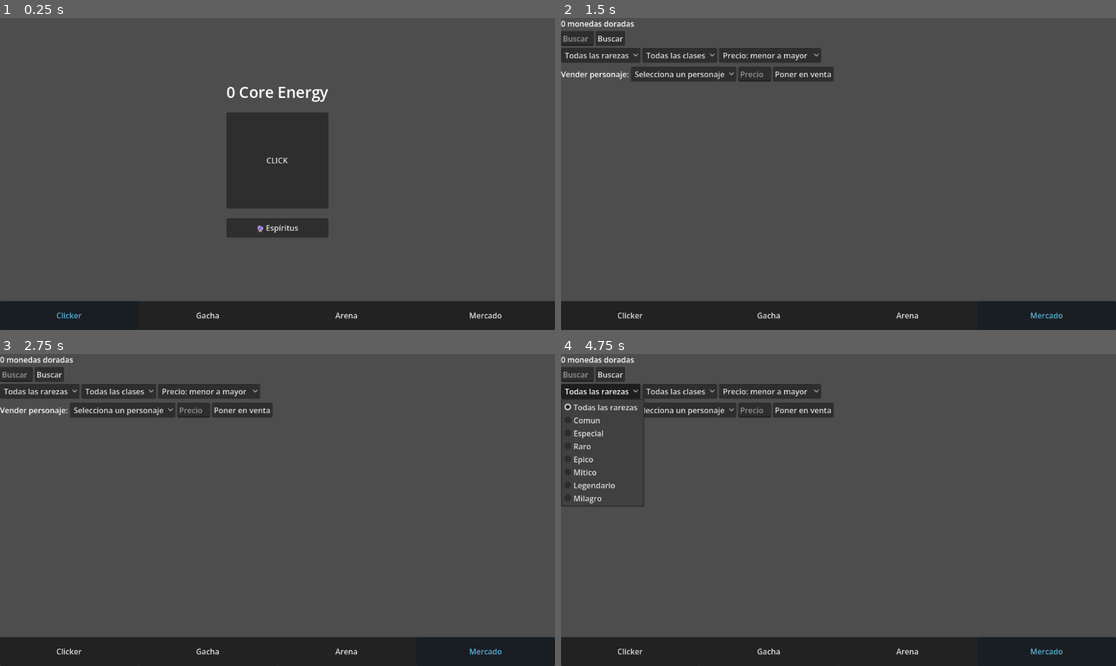
Above: before the commit, frames 1-4 (two rows, left to right).
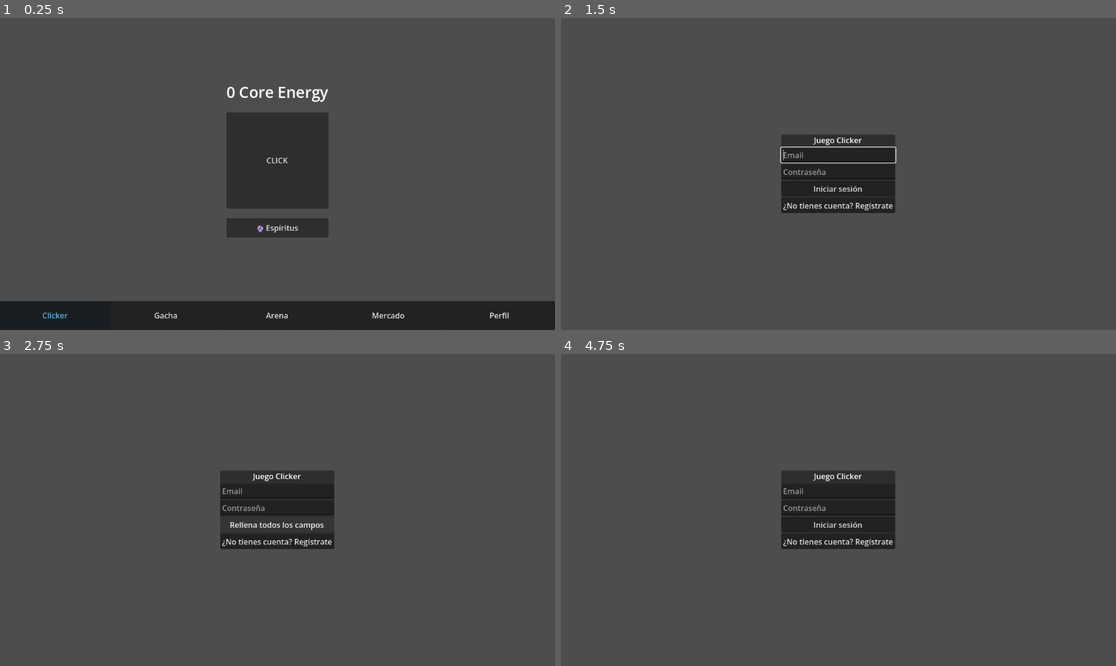
Above: after the commit, the same moments.

Repository: FormosoCrl/Juego-Clicker-Sin-Nombre-Por-Ahora
Game: Godot game, scene res://scenes/Main.tscn
The game is run twice, just before and just after one commit, with the same random seed, the same clock (stepped at 60 frames per second) and the same inputs. This scene is started directly instead of the project's main scene.
Inputs (mouse positions are in pixels of both pictures, inside the frame that each line leads up to):
- Up to frame 1 (0.25 s): no input
- Up to frame 2 (1.5 s): click (1060, 314) at 0.5 s, where only the run after the commit has a clickable "Perfil"; click (1082, 36) at 1.25 s, where only the run after the commit has a clickable "Cerrar sesión"
- Up to frame 3 (2.75 s): click (277, 525) at 2 s, where only the run after the commit has a clickable "Iniciar sesión"
- Up to frame 4 (4.75 s): click (610, 375) at 2.75 s, where only the run before the commit has a clickable "Buscar"; click (838, 525) at 3.5 s, where only the run after the commit has a clickable "Rellena todos los campos"; click (599, 391) at 4.25 s, where only the run before the commit has a clickable "Todas las rarezas"

The runs differ from the first frame. In frame 1, 0.4% of the frame differs, in the area x 7-92%, y 94-97%; in frame 2, 18%; in frame 3, 18%; in frame 4, 19%, in the area x 0-100%, y 0-100%.
Error after the commit: Invalid assignment of property or key 'text' with value of type 'String' on a base object of type 'null instance'. (res://scenes/profile/Profile.gd:50)

Commit message:
feat(profile): add profile tab with roster viewer, character detail and logout

Diff:
--- a/juego-clicker/scenes/Main.gd
+++ b/juego-clicker/scenes/Main.gd
@@ -4,6 +4,7 @@
 const GachaScene = preload("res://scenes/gacha/Gacha.tscn")
 const MarketScene = preload("res://scenes/market/Market.tscn")
 const ArenaScene = preload("res://scenes/arena/Arena.tscn")
+const ProfileScene = preload("res://scenes/profile/Profile.tscn")
 
 # ─── NODOS ────────────────────────────────────────────────────────────────────
 
@@ -11,23 +12,25 @@
 @onready var gacha_view: Control = $ContentContainer/GachaView
 @onready var arena_view: Control = $ContentContainer/ArenaView
 @onready var market_view: Control = $ContentContainer/MarketView
+@onready var profile_view: Control = $ContentContainer/ProfileView
 
 @onready var clicker_button: Button = $NavBar/HBoxContainer/ClickerButton
 @onready var gacha_button: Button = $NavBar/HBoxContainer/GachaButton
 @onready var arena_button: Button = $NavBar/HBoxContainer/ArenaButton
 @onready var market_button: Button = $NavBar/HBoxContainer/MarketButton
+@onready var profile_button: Button = $NavBar/HBoxContainer/ProfileButton
 
 # ─── ESTADO ───────────────────────────────────────────────────────────────────
 
-enum Tab { CLICKER, GACHA, ARENA, MARKET }
+enum Tab { CLICKER, GACHA, ARENA, MARKET, PROFILE }
 var current_tab: Tab = Tab.CLICKER
 var _nav_locked: bool = false
 
-# Instancias de las subescenas
 var _clicker_instance = null
 var _gacha_instance = null
 var _arena_instance = null
 var _market_instance = null
+var _profile_instance = null
 
 # ─── READY ────────────────────────────────────────────────────────────────────
 
@@ -41,6 +44,7 @@
 	gacha_button.pressed.connect(func(): _switch_to(Tab.GACHA))
 	arena_button.pressed.connect(func(): _switch_to(Tab.ARENA))
 	market_button.pressed.connect(func(): _switch_to(Tab.MARKET))
+	profile_button.pressed.connect(func(): _switch_to(Tab.PROFILE))
 
 # ─── CARGA DE SUBESCENAS ──────────────────────────────────────────────────────
 
@@ -61,6 +65,10 @@
 	arena_view.add_child(_arena_instance)
 	_fit_to_parent(_arena_instance)
 
+	_profile_instance = ProfileScene.instantiate()
+	profile_view.add_child(_profile_instance)
+	_fit_to_parent(_profile_instance)
+
 func _fit_to_parent(node: Control) -> void:
 	node.set_anchors_and_offsets_preset(Control.PRESET_FULL_RECT)
 
@@ -76,6 +84,7 @@
 	gacha_view.visible = tab == Tab.GACHA
 	arena_view.visible = tab == Tab.ARENA
 	market_view.visible = tab == Tab.MARKET
+	profile_view.visible = tab == Tab.PROFILE
 
 	_update_nav_buttons()
 
@@ -84,27 +93,29 @@
 	gacha_button.disabled = false
 	arena_button.disabled = false
 	market_button.disabled = false
+	profile_button.disabled = false
 
-	# Resaltar el botón activo
 	clicker_button.modulate = Color(1, 1, 1, 1)
 	gacha_button.modulate = Color(1, 1, 1, 1)
 	arena_button.modulate = Color(1, 1, 1, 1)
 	market_button.modulate = Color(1, 1, 1, 1)
+	profile_button.modulate = Color(1, 1, 1, 1)
 
 	match current_tab:
 		Tab.CLICKER: clicker_button.modulate = Color(0.4, 0.8, 1, 1)
 		Tab.GACHA:   gacha_button.modulate   = Color(0.4, 0.8, 1, 1)
 		Tab.ARENA:   arena_button.modulate   = Color(0.4, 0.8, 1, 1)
 		Tab.MARKET:  market_button.modulate  = Color(0.4, 0.8, 1, 1)
+		Tab.PROFILE: profile_button.modulate = Color(0.4, 0.8, 1, 1)
 
 	if _nav_locked:
 		clicker_button.disabled = current_tab != Tab.CLICKER
 		gacha_button.disabled   = current_tab != Tab.GACHA
 		arena_button.disabled   = current_tab != Tab.ARENA
 		market_button.disabled  = current_tab != Tab.MARKET
+		profile_button.disabled = current_tab != Tab.PROFILE
 
 # ─── BLOQUEO DE NAVEGACIÓN ────────────────────────────────────────────────────
-# Llamado desde combat.gd o Gacha.gd cuando empieza/termina algo crítico
 
 func lock_navigation() -> void:
 	_nav_locked = true
--- a/juego-clicker/scenes/Main.tscn
+++ b/juego-clicker/scenes/Main.tscn
@@ -30,6 +30,9 @@
 layout_mode = 2
 
 [node name="MarketView" type="Control" parent="ContentContainer" unique_id=1317640555]
+layout_mode = 2
+
+[node name="ProfileView" type="Control" parent="ContentContainer" unique_id=1317640556]
 layout_mode = 2
 
 [node name="NavBar" type="PanelContainer" parent="." unique_id=2032120539]
@@ -66,3 +69,8 @@
 layout_mode = 2
 size_flags_horizontal = 3
 text = "Mercado"
+
+[node name="ProfileButton" type="Button" parent="NavBar/HBoxContainer" unique_id=1301088121]
+layout_mode = 2
+size_flags_horizontal = 3
+text = "Perfil"
--- /dev/null
+++ b/juego-clicker/scenes/profile/Profile.gd
@@ -0,0 +1,149 @@
+extends Control
+
+# ─── NODOS ────────────────────────────────────────────────────────────────────
+
+@onready var username_label: Label = $VBox/Header/UsernameLabel
+@onready var uid_label: Label = $VBox/Header/UidLabel
+@onready var logout_button: Button = $VBox/Header/LogoutButton
+@onready var roster_count_label: Label = $VBox/RosterCountLabel
+@onready var character_list: VBoxContainer = $VBox/ScrollContainer/CharacterList
+@onready var detail_panel: Panel = $DetailPanel
+@onready var detail_name: Label = $DetailPanel/VBox/NameLabel
+@onready var detail_rarity: Label = $DetailPanel/VBox/RarityLabel
+@onready var detail_class: Label = $DetailPanel/VBox/ClassLabel
+@onready var detail_level: Label = $DetailPanel/VBox/LevelLabel
+@onready var detail_stats: Label = $DetailPanel/VBox/StatsLabel
+@onready var detail_skills: Label = $DetailPanel/VBox/SkillsLabel
+@onready var detail_close: Button = $DetailPanel/VBox/CloseButton
+
+# ─── COLORES POR RAREZA ────────────────────────────────────────────────────────
+
+const RARITY_COLORS: Dictionary = {
+	"comun":      Color(0.7, 0.7, 0.7),
+	"especial":   Color(0.4, 0.8, 0.4),
+	"raro":       Color(0.3, 0.6, 1.0),
+	"epico":      Color(0.7, 0.3, 1.0),
+	"legendario": Color(1.0, 0.7, 0.1),
+	"mitico":     Color(1.0, 0.3, 0.3),
+	"milagro":    Color(1.0, 0.9, 0.4),
+}
+
+# ─── READY ────────────────────────────────────────────────────────────────────
+
+func _ready() -> void:
+	logout_button.pressed.connect(_on_logout)
+	detail_close.pressed.connect(func(): detail_panel.hide())
+	detail_panel.hide()
+	GameState.roster_changed.connect(_populate)
+	_populate()
+
+func _on_visibility_changed() -> void:
+	if not is_node_ready():
+		return
+	if visible:
+		_populate()
+
+# ─── POPULATE ─────────────────────────────────────────────────────────────────
+
+func _populate() -> void:
+	var email: String = Firebase.current_email
+	username_label.text = email if email != "" else "Jugador"
+	uid_label.text = "UID: " + GameState.uid
+
+	for child in character_list.get_children():
+		child.queue_free()
+
+	var roster: Array = GameState.roster
+	roster_count_label.text = "Personajes: %d" % roster.size()
+
+	for character in roster:
+		character_list.add_child(_make_character_row(character))
+
+func _make_character_row(character: Character) -> Control:
+	var row := PanelContainer.new()
+	var hbox := HBoxContainer.new()
+	hbox.add_theme_constant_override("separation", 10)
+
+	# Franja de color por rareza
+	var color_bar := ColorRect.new()
+	color_bar.custom_minimum_size = Vector2(6, 0)
+	color_bar.color = RARITY_COLORS.get(character.rarity, Color.WHITE)
+	color_bar.size_flags_vertical = Control.SIZE_EXPAND_FILL
+	hbox.add_child(color_bar)
+
+	# Info principal
+	var info := VBoxContainer.new()
+	info.size_flags_horizontal = Control.SIZE_EXPAND_FILL
+
+	var name_row := HBoxContainer.new()
+	var name_lbl := Label.new()
+	name_lbl.text = character.name
+	name_lbl.add_theme_font_size_override("font_size", 14)
+	name_row.add_child(name_lbl)
+
+	if character.is_dead:
+		var dead_lbl := Label.new()
+		dead_lbl.text = " [MUERTO]"
+		dead_lbl.modulate = Color(1, 0.2, 0.2)
+		dead_lbl.add_theme_font_size_override("font_size", 12)
+		name_row.add_child(dead_lbl)
+
+	var sub_lbl := Label.new()
+	sub_lbl.text = "%s · %s · Nv.%d" % [
+		character.rarity.to_upper(),
+		character.char_class.capitalize(),
+		character.level
+	]
+	sub_lbl.modulate.a = 0.7
+	sub_lbl.add_theme_font_size_override("font_size", 11)
+
+	info.add_child(name_row)
+	info.add_child(sub_lbl)
+	hbox.add_child(info)
+
+	# Botón detalle
+	var btn := Button.new()
+	btn.text = "Ver"
+	var cid: String = character.id
+	btn.pressed.connect(func(): _show_detail(cid))
+	hbox.add_child(btn)
+
+	row.add_child(hbox)
+	return row
+
+# ─── DETALLE ──────────────────────────────────────────────────────────────────
+
+func _show_detail(character_id: String) -> void:
+	var character: Character = GameState.get_character_by_id(character_id)
+	if character == null:
+		return
+
+	var rarity_color: Color = RARITY_COLORS.get(character.rarity, Color.WHITE)
+	detail_name.text = character.name
+	detail_name.modulate = rarity_color
+	detail_rarity.text = "Rareza: %s" % character.rarity.to_upper()
+	detail_class.text = "Clase: %s" % character.char_class.capitalize()
+	detail_level.text = "Nivel %d  ·  XP: %d / %d" % [
+		character.level,
+		character.xp,
+		GameData.get_xp_for_level(character.level)
+	]
+	detail_stats.text = "❤ Vida: %d   ⚔ Fuerza: %d   ✦ Mana: %d   ★ Suerte: %d" % [
+		character.vida_base,
+		character.fuerza_base,
+		character.mana_base,
+		character.suerte_base,
+	]
+	var skills_text: String = "Habilidades:\n"
+	skills_text += "  · %s\n" % (character.skill_1_id if character.skill_1_id != "" else "—")
+	skills_text += "  · %s\n" % (character.skill_2_id if character.skill_2_id != "" else "Disponible a nivel 25")
+	skills_text += "  · Pasiva: %s" % (character.passive_id if character.passive_id != "" else "Disponible a nivel 60")
+	detail_skills.text = skills_text
+
+	detail_panel.show()
+
+# ─── LOGOUT ───────────────────────────────────────────────────────────────────
+
+func _on_logout() -> void:
+	Firebase.clear_session()
+	get_tree().change_scene_to_file("res://scenes/Login.tscn")
--- /dev/null
+++ b/juego-clicker/scenes/profile/Profile.tscn
@@ -0,0 +1,126 @@
+[gd_scene format=3 uid="uid://profile001"]
+
+[ext_resource type="Script" path="res://scenes/profile/Profile.gd" id="1_profile"]
+
+[node name="Profile" type="Control" unique_id=1000000001]
+layout_mode = 3
+anchors_preset = 15
+anchor_right = 1.0
+anchor_bottom = 1.0
+grow_horizontal = 2
+grow_vertical = 2
+script = ExtResource("1_profile")
+
+[node name="VBox" type="VBoxContainer" parent="." unique_id=1000000002]
+layout_mode = 1
+anchors_preset = 15
+anchor_right = 1.0
+anchor_bottom = 1.0
+theme_override_constants/separation = 10
+offset_left = 12.0
+offset_top = 12.0
+offset_right = -12.0
+offset_bottom = -12.0
+
+[node name="Header" type="HBoxContainer" parent="VBox" unique_id=1000000003]
+layout_mode = 2
+theme_override_constants/separation = 12
+
+[node name="AvatarRect" type="ColorRect" parent="VBox/Header" unique_id=1000000004]
+layout_mode = 2
+custom_minimum_size = Vector2(60, 60)
+color = Color(0.3, 0.3, 0.5, 1)
+
+[node name="HeaderInfo" type="VBoxContainer" parent="VBox/Header" unique_id=1000000005]
+layout_mode = 2
+size_flags_horizontal = 3
+
+[node name="UsernameLabel" type="Label" parent="VBox/Header/HeaderInfo" unique_id=1000000006]
+layout_mode = 2
+text = "Jugador"
+theme_override_font_sizes/font_size = 20
+
+[node name="UidLabel" type="Label" parent="VBox/Header/HeaderInfo" unique_id=1000000007]
+layout_mode = 2
+text = "UID: "
+modulate = Color(1, 1, 1, 0.5)
+theme_override_font_sizes/font_size = 11
+
+[node name="LogoutButton" type="Button" parent="VBox/Header" unique_id=1000000008]
+layout_mode = 2
+text = "Cerrar sesión"
+
+[node name="RosterCountLabel" type="Label" parent="VBox" unique_id=1000000009]
+layout_mode = 2
+text = "Personajes: 0"
+modulate = Color(1, 1, 1, 0.7)
+
+[node name="ScrollContainer" type="ScrollContainer" parent="VBox" unique_id=1000000010]
+layout_mode = 2
+size_flags_vertical = 3
+
+[node name="CharacterList" type="VBoxContainer" parent="VBox/ScrollContainer" unique_id=1000000011]
+layout_mode = 2
+size_flags_horizontal = 3
+theme_override_constants/separation = 6
+
+[node name="DetailPanel" type="Panel" parent="." unique_id=1000000012]
+layout_mode = 1
+anchors_preset = 8
+anchor_left = 0.5
+anchor_top = 0.5
+anchor_right = 0.5
+anchor_bottom = 0.5
+offset_left = -220.0
+offset_top = -230.0
+offset_right = 220.0
+offset_bottom = 230.0
+visible = false
+
+[node name="VBox" type="VBoxContainer" parent="DetailPanel" unique_id=1000000013]
+layout_mode = 1
+anchors_preset = 15
+anchor_right = 1.0
+anchor_bottom = 1.0
+theme_override_constants/separation = 8
+offset_left = 12.0
+offset_top = 12.0
+offset_right = -12.0
+offset_bottom = -12.0
+
+[node name="NameLabel" type="Label" parent="DetailPanel/VBox" unique_id=1000000014]
+layout_mode = 2
+text = ""
+theme_override_font_sizes/font_size = 22
+horizontal_alignment = 1
+
+[node name="RarityLabel" type="Label" parent="DetailPanel/VBox" unique_id=1000000015]
+layout_mode = 2
+text = ""
+horizontal_alignment = 1
+
+[node name="ClassLabel" type="Label" parent="DetailPanel/VBox" unique_id=1000000016]
+layout_mode = 2
+text = ""
+horizontal_alignment = 1
+
+[node name="LevelLabel" type="Label" parent="DetailPanel/VBox" unique_id=1000000017]
+layout_mode = 2
+text = ""
+horizontal_alignment = 1
+
+[node name="StatsLabel" type="Label" parent="DetailPanel/VBox" unique_id=1000000018]
+layout_mode = 2
+text = ""
+horizontal_alignment = 1
+autowrap_mode = 3
+
+[node name="SkillsLabel" type="Label" parent="DetailPanel/VBox" unique_id=1000000019]
+layout_mode = 2
+text = ""
+autowrap_mode = 3
+theme_override_font_sizes/font_size = 12
+
+[node name="CloseButton" type="Button" parent="DetailPanel/VBox" unique_id=1000000020]
+layout_mode = 2
+text = "Cerrar"
